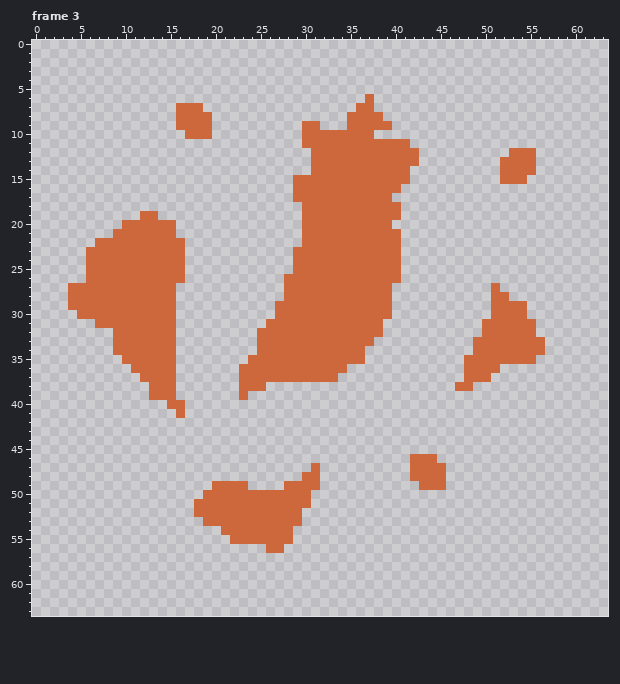
Pixel-art file, stored at graphics/large_vase.aseprite. The picture above is the old version.
64x64 pixels, 5 frames. Shown: frame 3. The commit also changed other frames, which this record leaves out.
And afterwards:
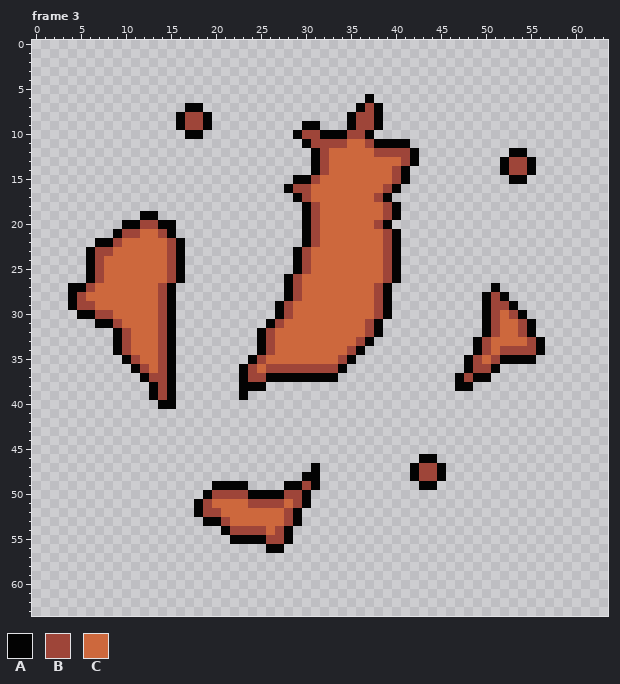
Palette (. is transparent): A #030303  B #9e4539  C #cd683d
The exact change:
Frame 3:
y 6: x 37 C -> A
y 7: x 16..18 CCC -> .AA; x 36..38 CC. -> ABA
y 8: x 16..19 CCCC -> ABBA; x 35..38 CCCC -> ABBA
y 9: x 16..19 CCCC -> ABBA; x 30..31 CC -> AA; x 35..39 CCCCC -> ABBA.
y 10: x 17..19 CCC -> AA.; x 29..37 .CCCCCCCC -> ABBAAABBA
y 11: x 30..34 CCCCC -> ABBBB; x 37..41 CCCCC -> BAAAA
y 12: x 31..32 CC -> AB; x 38..42 CCCCC -> BBBBA; x 53..55 CCC -> AA.
y 13: x 31..32 CC -> AB; x 41..42 CC -> BA; x 52..55 CCCC -> ABBA
y 14: x 31..32 CC -> AB; x 40..41 CC -> BA; x 52..55 CCCC -> ABBA
y 15: x 29..31 CCC -> AAB; x 40..41 CC -> BA; x 52..54 CCC -> .AA
y 16: x 28..30 .CC -> ABB; x 39..40 CC -> BA
y 17: x 29..30 CC -> AB; x 38..39 CC -> BA
y 18: x 30..31 CC -> AB; x 39..40 CC -> BA
y 19: x 12..13 CC -> AA; x 30..31 CC -> AB; x 39..40 CC -> BA
y 20: x 10..15 CCCCCC -> AABBAA; x 30..31 CC -> AB; x 38..39 CC -> BA
y 21: x 9..11 CCC -> ABB; x 14..15 CC -> BA; x 30..31 CC -> AB; x 39..40 CC -> BA
y 22: x 7..9 CCC -> AAB; x 15..16 CC -> BA; x 30..31 CC -> AB; x 39..40 CC -> BA
y 23: x 6..8 CCC -> ABB; x 15..16 CC -> BA; x 29..30 CC -> AB; x 39..40 CC -> BA
y 24..25: x 6..7 CC -> AB; x 15..16 CC -> BA; x 29..30 CC -> AB; x 39..40 CC -> BA
y 26: x 6..7 CC -> AB; x 15..16 CC -> BA; x 28..29 CC -> AB; x 39..40 CC -> BA
y 27: x 4..6 CCC -> AAB; x 14..15 CC -> BA; x 28..29 CC -> AB; x 38..39 CC -> BA; x 51 C -> A
y 28: x 4..5 CC -> AB; x 14..15 CC -> BA; x 28..29 CC -> AB; x 38..39 CC -> BA; x 50..52 .CC -> ABA
y 29: x 4..6 CCC -> ABB; x 14..15 CC -> BA; x 27..28 CC -> AB; x 38..39 CC -> BA; x 50..54 .CCCC -> ABBA.
y 30: x 5..8 CCCC -> AABB; x 14..15 CC -> BA; x 27..28 CC -> AB; x 38..39 CC -> BA; x 50..51 .C -> AB; x 53..54 CC -> BA
y 31: x 7..9 CCC -> AAB; x 14..15 CC -> BA; x 26..27 CC -> AB; x 37..38 CC -> BA; x 50..51 CC -> AB; x 54..55 CC -> BA
y 32: x 9..10 CC -> AB; x 14..15 CC -> BA; x 25..26 CC -> AB; x 37..38 CC -> BA; x 50..51 CC -> AB; x 54..55 CC -> BA
y 33: x 9..10 CC -> AB; x 14..15 CC -> BA; x 25..26 CC -> AB; x 36..37 CC -> BA; x 49..50 CC -> AB; x 55..56 CC -> BA
y 34: x 9..10 CC -> AB; x 14..15 CC -> BA; x 25..26 CC -> AB; x 35..36 CC -> BA; x 49..50 CC -> AB; x 52..56 CCCCC -> BBBBA
y 35: x 10..11 CC -> AB; x 14..15 CC -> BA; x 24..25 CC -> AB; x 34..36 CCC -> BA.; x 48..49 CC -> AB; x 51..55 CCCCC -> BAAAA
y 36: x 11..12 CC -> AB; x 14..15 CC -> BA; x 23..24 CC -> AB; x 26..34 CCCCCCCCC -> BBBBBBBBA; x 48..51 CCCC -> ABBA
y 37: x 12..15 CCCC -> ABBA; x 23..33 CCCCCCCCCCC -> ABBAAAAAAAA; x 47..50 .CCC -> ABAA
y 38: x 13..15 CCC -> ABA; x 23..25 CCC -> AAA; x 47..48 CC -> AA
y 39: x 13..15 CCC -> ABA; x 23 C -> A
y 40: x 14..16 .CC -> AA.
y 41: x 16 C -> .
y 46: x 42..44 CCC -> .AA
y 47: x 31 C -> A; x 42..45 CCCC -> ABBA
y 48: x 30..31 CC -> AA; x 42..45 CCCC -> ABBA
y 49: x 20..23 CCCC -> AAAA; x 28..31 CCCC -> AABA; x 43..45 CCC -> AA.
y 50: x 19..30 CCCCCCCCCCCC -> ABBBBAAAABBA
y 51: x 18..19 CC -> AB; x 24..27 CCCC -> BBBB; x 29..30 CC -> BA
y 52: x 18..20 CCC -> ABB; x 28..29 CC -> BA
y 53: x 19..21 CCC -> AAB; x 28..29 CC -> BA
y 54: x 21..25 CCCCC -> ABBBB; x 27..28 CC -> BA
y 55: x 22..28 CCCCCCC -> AAAABBA
y 56: x 26..27 CC -> AA
Where, in picture pixels (left, top, right, bottom), the same in both pictures:
changed: (239, 94, 419, 400)
changed: (176, 103, 212, 139)
changed: (500, 148, 536, 184)
changed: (68, 211, 185, 418)
changed: (455, 283, 545, 391)
changed: (410, 454, 446, 490)
changed: (194, 463, 320, 553)
